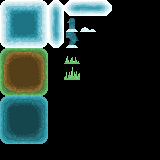
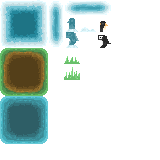
Two versions of the same layered image (160px x 160px). Layer-by-layer changes:
added layer "orca" (2nd of 2) above "penguin" over [98, 35, 111, 48]
added layer "penguin" (1st of 2) above "Grupa 3" over [100, 21, 108, 32]
renamed "Warstwa 2 kopia" to "snow_poziom3", moved it above "snow_poziom2" over [107, 0, 112, 16]
hid "Warstwa 1" over [0, 0, 160, 160]
